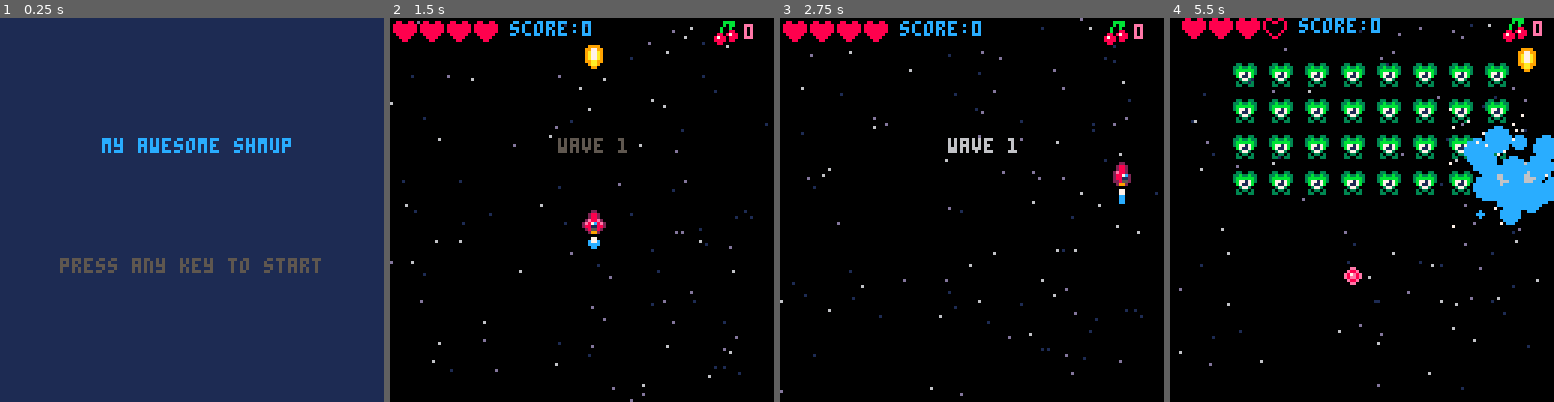
Above: before the commit, frames 1-4 (left to right).
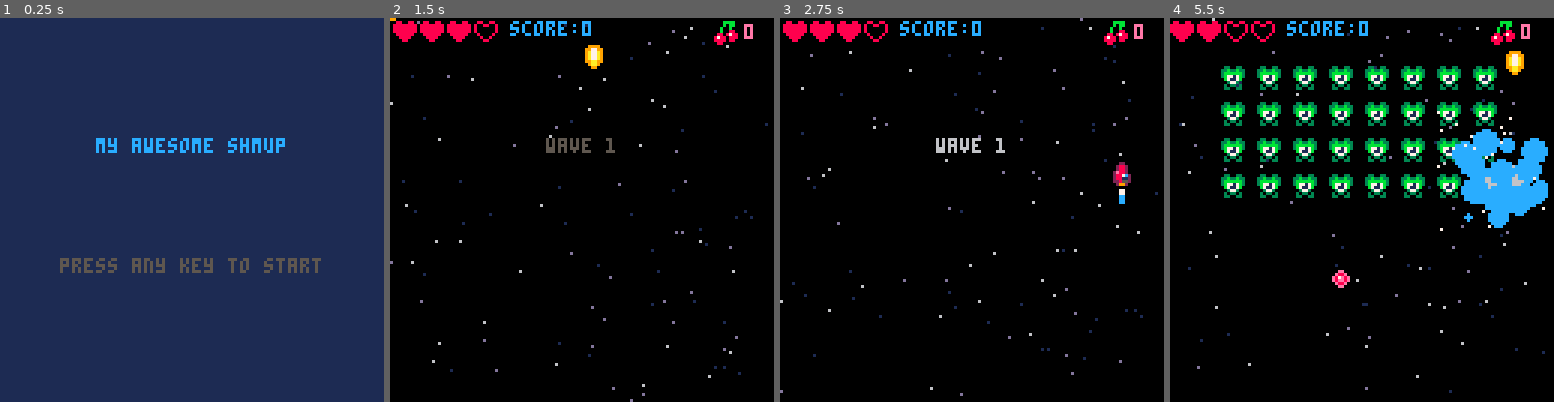
Above: after the commit, the same moments.

Repository: Krystman/lazydevs-pico8-basic-shmup
Game: PICO-8 cartridge shmup.p8
The game is run twice, just before and just after one commit, with the same random seed, the same clock (stepped at 60 frames per second) and the same inputs.
Inputs:
- Up to frame 1 (0.25 s): no input
- Up to frame 2 (1.5 s): tap X (X key) at 0.33, 1.07 s; tap O (Z key) at 0.7 s
- Up to frame 3 (2.75 s): hold Right 1.6-2.1 s; tap O (Z key) at 1.7, 2.1, 2.5 s; tap X (X key) at 1.85 s; hold Up 2.15-2.42 s; hold Right from 2.47 s (still down)
- Up to frame 4 (5.5 s): tap O (Z key) every 0.4 s from 2.9 to 5.3 s; tap X (X key) at 2.97, 4.08, 5.2 s; release Right at 3.03 s; hold Left 3.08-3.58 s; hold Down 3.63-3.97 s; hold Right 4.02-4.68 s; hold Up 4.73-5.03 s; hold Left from 5.08 s (still down)

The runs differ from the first frame. In frame 1, 0.7% of the frame differs, in the area x 25-76%, y 31-36%; in frame 2, 0.8%; in frame 3, 0.5%; in frame 4, 18%, in the area x 0-100%, y 0-98%.

Commit message:
Beginning of 28 - Boss

Diff:
--- a/shmup.p8
+++ b/shmup.p8
@@ -3,9 +3,7 @@
 __lua__
 -- todo
 -- ------------
--- creating new levels
-
--- pickups
+
 -- bomb?
 
 -- scoring
@@ -88,9 +86,9 @@
  muzzle=0
 
  score=0
- cher=0
-
- lives=4
+ cher=8
+
+ lives=3
  invul=0
 
  attacfreq=60
@@ -115,6 +113,8 @@
  shwaves={}
 
  pickups={}
+
+ floats={}
 end
 
 -->8
@@ -379,6 +379,19 @@
   end
  end
 end
+
+function popfloat(fltxt,flx,fly)
+ local fl={}
+ fl.x=flx
+ fl.y=fly
+ fl.txt=fltxt
+ fl.age=0
+ add(floats,fl)
+end
+
+function cprint(txt,x,y,c)
+ print(txt,x-#txt*2,y,c)
+end
 -->8
 --update
 
@@ -401,6 +414,15 @@
  end
  if btn(3) then
   ship.sy=2
+ end
+
+ if btnp(4) then
+  if cher>0 then
+   cherbomb(cher)
+   cher=0
+  else
+   sfx(32)
+  end
  end
 
  if btn(5) then
@@ -411,6 +433,7 @@
 	  newbul.spr=16
 	  newbul.colw=6
 	  newbul.sy=-4
+	  newbul.dmg=1
 	  add(buls,newbul)
 
 	  sfx(0)
@@ -486,7 +509,7 @@
     del(buls,mybul)
     smol_shwave(mybul.x+4,mybul.y+4)
     smol_spark(myen.x+4,myen.y+4)
-    myen.hp-=1
+    myen.hp-=mybul.dmg
     sfx(3)
     myen.flash=2
 
@@ -529,9 +552,7 @@
  for mypick in all(pickups) do
   if col(mypick,ship) then
    del(pickups,mypick)
-   cher+=1
-   sfx(30)
-   smol_shwave(mypick.x+4,mypick.y+4,14)
+   plogic(mypick)
   end
  end
 
@@ -724,6 +745,20 @@
   drwmyspr(myebul)
  end
 
+ --floats
+ for myfl in all(floats) do
+  local mycol=7
+  if t%4<2 then
+   mycol=8
+  end
+  cprint(myfl.txt,myfl.x,myfl.y,mycol)
+  myfl.y-=0.5
+  myfl.age+=1
+  if myfl.age>60 then
+   del(floats,myfl)
+  end
+ end
+
  print("score:"..score,40,1,12)
 
  for i=1,4 do
@@ -744,25 +779,25 @@
  --print(blink())
 
  cls(1)
- print("my awesome shmup",34,40,12)
- print("press any key to start",20,80,blink())
+ cprint("my awesome shmup",64,40,12)
+ cprint("press any key to start",64,80,blink())
 end
 
 function draw_over()
  draw_game()
- print("game over",47,40,8)
- print("press any key to continue",16,80,blink())
+ cprint("game over",64,40,8)
+ cprint("press any key to continue",64,80,blink())
 end
 
 function draw_win()
  draw_game()
- print("congratulations",35,40,12)
- print("press any key to continue",16,80,blink())
+ cprint("congratulations",64,40,12)
+ cprint("press any key to continue",64,80,blink())
 end
 
 function draw_wavetext()
  draw_game()
- print("wave "..wave,56,40,blink())
+ cprint("wave "..wave,64,40,blink())
 end
 -->8
 -- waves and enemies
@@ -1090,15 +1125,18 @@
  sfx(2)
  score+=1
  explode(myen.x+4,myen.y+4)
-
- if rnd()<0.15 then
-  dropickup(myen.x,myen.y)
- end
+ local cherchance=0.1
 
  if myen.mission=="attac" then
   if rnd()<0.5 then
    pickattac()
   end
+  cherchance=0.2
+  popfloat("100",myen.x+4,myen.y+4)
+ end
+
+ if rnd()<cherchance then
+  dropickup(myen.x,myen.y)
  end
 end
 
@@ -1106,9 +1144,29 @@
  local mypick=makespr()
  mypick.x=pix
  mypick.y=piy
- mypick.sy=0.5
+ mypick.sy=0.75
  mypick.spr=48
  add(pickups,mypick)
+end
+
+function plogic(mypick)
+ cher+=1
+ smol_shwave(mypick.x+4,mypick.y+4,14)
+ if cher>=10 then
+  --get a life
+  if lives<4 then
+   lives+=1
+   sfx(31)
+   cher=0
+   popfloat("1up!",mypick.x+4,mypick.y+4)
+  else
+   --points
+   score+=10
+   cher=0
+  end
+ else
+  sfx(30)
+ end
 end
 
 function animate(myen)
@@ -1164,6 +1222,32 @@
 
  myebul.sx=sin(ang)*spd
  myebul.sy=cos(ang)*spd
+end
+
+function cherbomb(cher)
+ local spc=0.25/(cher*2)
+
+ for i=0,cher*2 do
+  local ang=0.375+spc*i
+
+  local newbul=makespr()
+  newbul.x=ship.x
+  newbul.y=ship.y-3
+  newbul.spr=17
+  newbul.dmg=3
+
+  newbul.sx=sin(ang)*4
+  newbul.sy=cos(ang)*4
+
+  add(buls,newbul)
+ end
+
+ big_shwave(ship.x+3,ship.y+3)
+ shake=5
+ muzzle=5
+ invul=30
+
+ sfx(33)
 
 end
 __gfx__
Not shown, changed: the sound effects (__sfx__) section of shmup.p8
